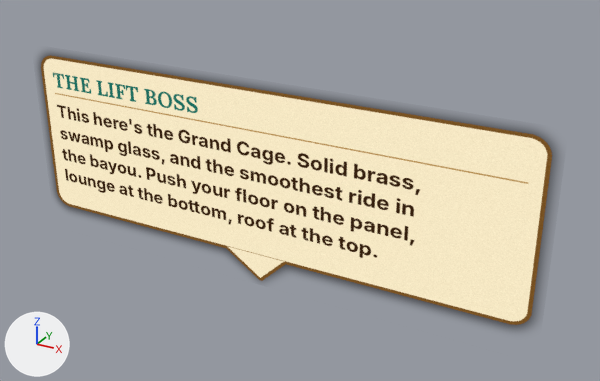
The glTF model sb_operator_t1.glb as it was, and as the next commit left it.
The view is the same before and after, from a 50 mm lens placed at (1.81, -2.9, 1.48), pointed at (0.18, 0.06, 0.0). Lighting does not change. The marker at lower left points along +X, +Y and +Z. The older version comes first. Vertices at exactly the same position are counted once.

In view in the first picture: 'spire'.
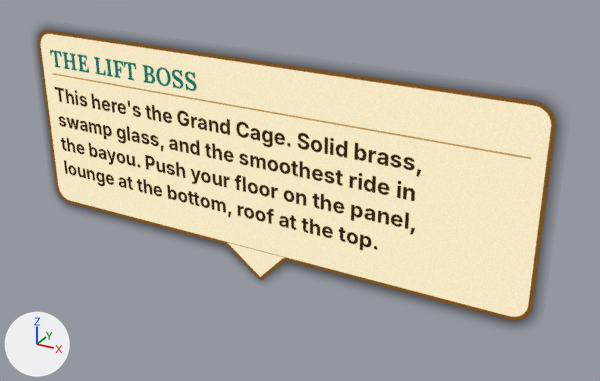
The newer file is also rescaled (x0.885), turned or shifted as a whole; pictures and numbers use the older file's frame.

The change, as a list of edits to the scene's bpy script:
```text
Change me_spire:
    used by ob_spire; location = (0.0, 0.0, 0.0)
    remove me_spire.from_pydata(...)  # 4 vertices, 2 faces; spans x -1.3..1.3, y 0.0, z -0.5..0.5
    add me_spire.from_pydata(...)  # 4 vertices, 2 faces; spans x -1.3..1.3, y 0.0, z -0.5..0.63
    me_spire part 1
    me_spire.vertices[2].co: (1.3, 0.0, 0.5) -> (1.3, 0.0, 0.63)
    me_spire.vertices[3].co: (-1.3, 0.0, 0.5) -> (-1.3, 0.0, 0.63)
```

Location of each change, [x1, y1, x2, y2] in pixels of the pictures (600 x 381 px):
'spire', reshaped (8% taller)
    before: [40, 54, 554, 328]
    after: [37, 28, 558, 324]
